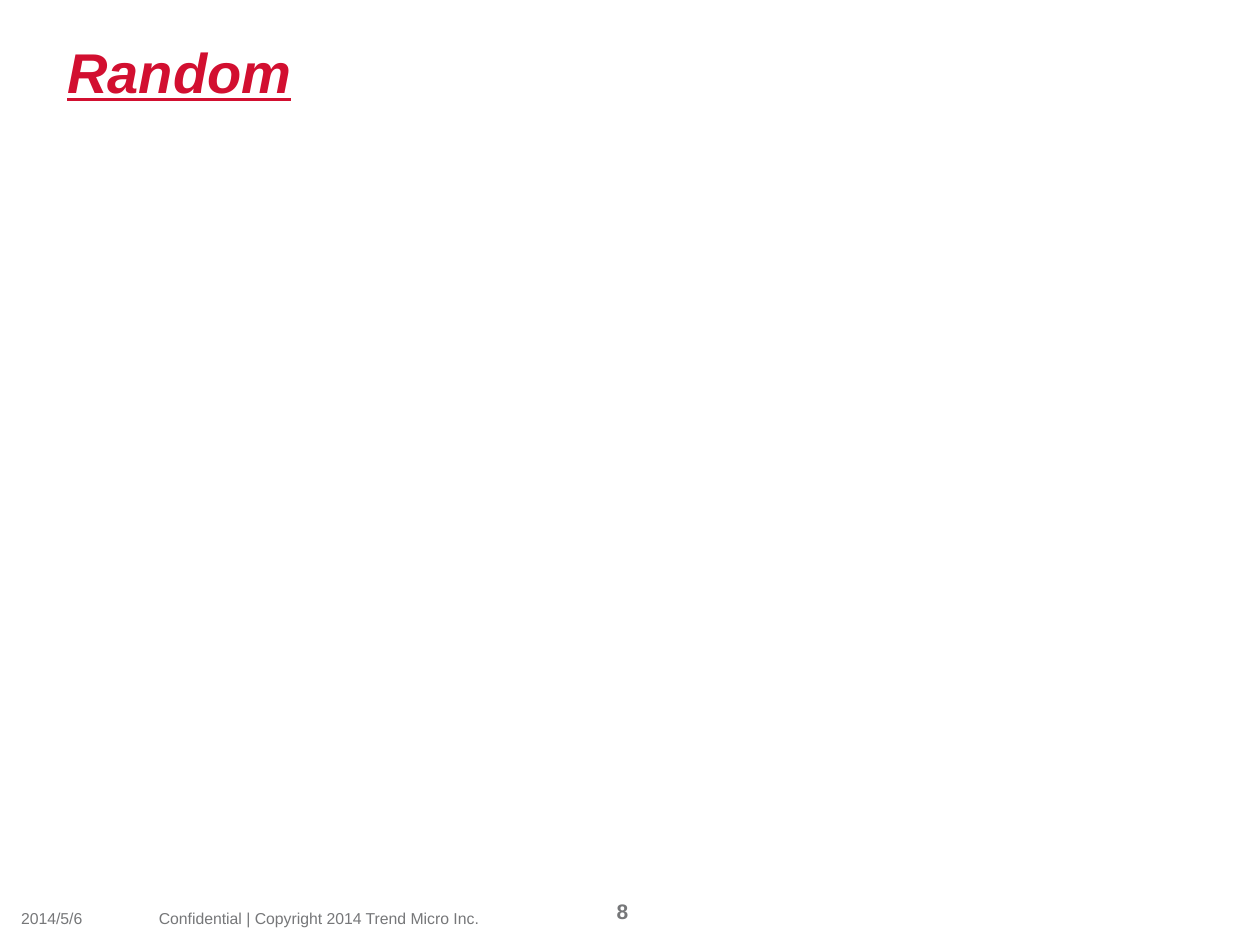
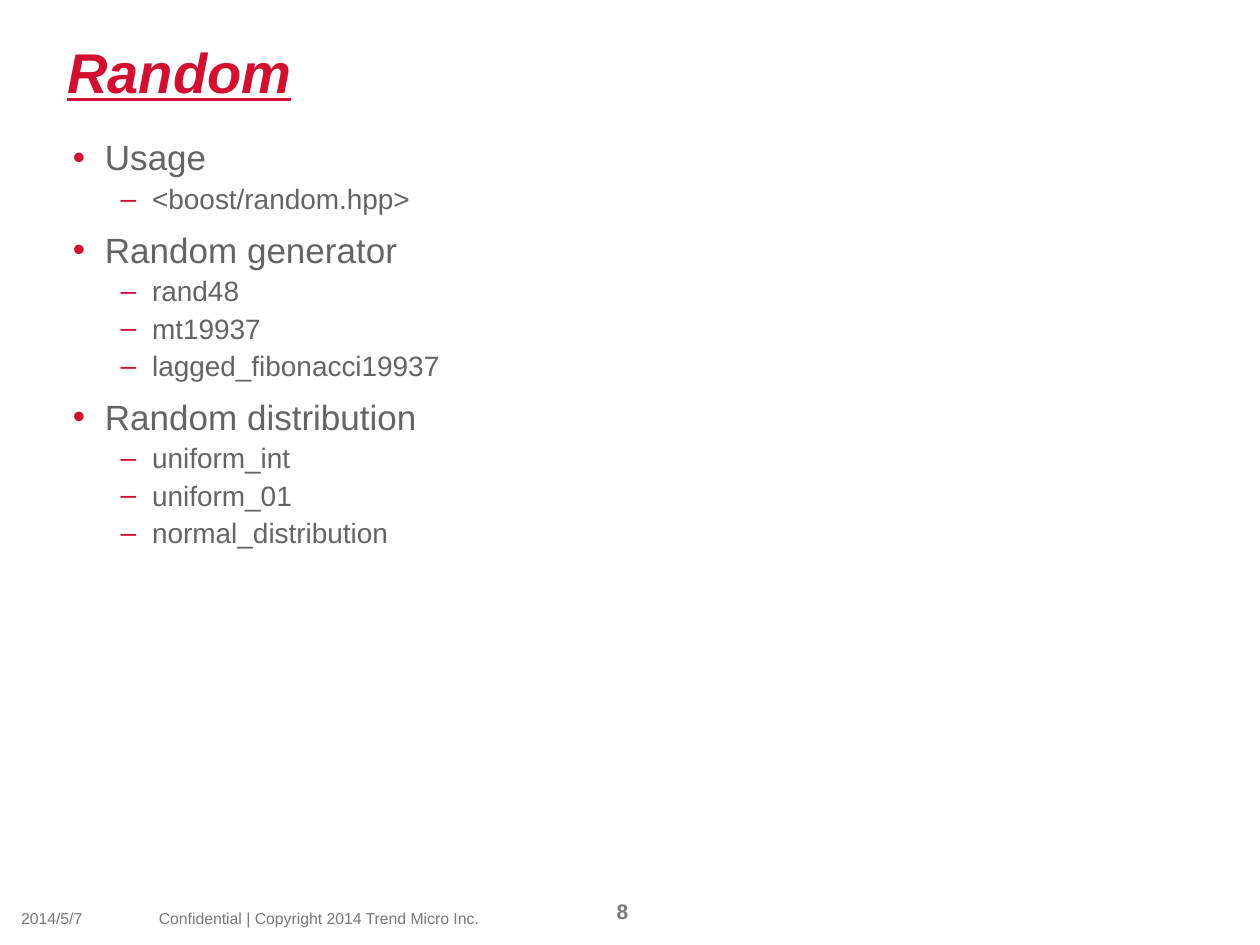
Before and after one commit to TrendMultiPlatformDev/TrendMultiPlatformDev, a slide deck: slide 8 of cross_platform/doc/09_algorithm_math.pptx. Drawn at 1260x945 pixels with LibreOffice and Linux fonts; fonts in the diff are those of the drawing. Boxes give left, top, right and bottom in pixels: in the first picture for what was removed or moved away, otherwise in the second. Text is boxed around its words. In the diff, an @@ line names an element or a change of style, - is before the commit and + after.

```diff
--- a/cross_platform/doc/09_algorithm_math.pptx
+++ b/cross_platform/doc/09_algorithm_math.pptx
@@ text added at [105,146,439,548], 16 pt, text #636466 @@
+• Usage
+  – <boost/random.hpp>
+• Random generator
+  – rand48
+  – mt19937
+  – lagged_fibonacci19937
+• Random distribution
+  – uniform_int
+  – uniform_01
+  – normal_distribution
@@ text at [21,912,82,924]: text changed @@
-2014/5/6
+2014/5/7
```
Also in this commit, not shown: 8 other slides changed, 2 other files.
